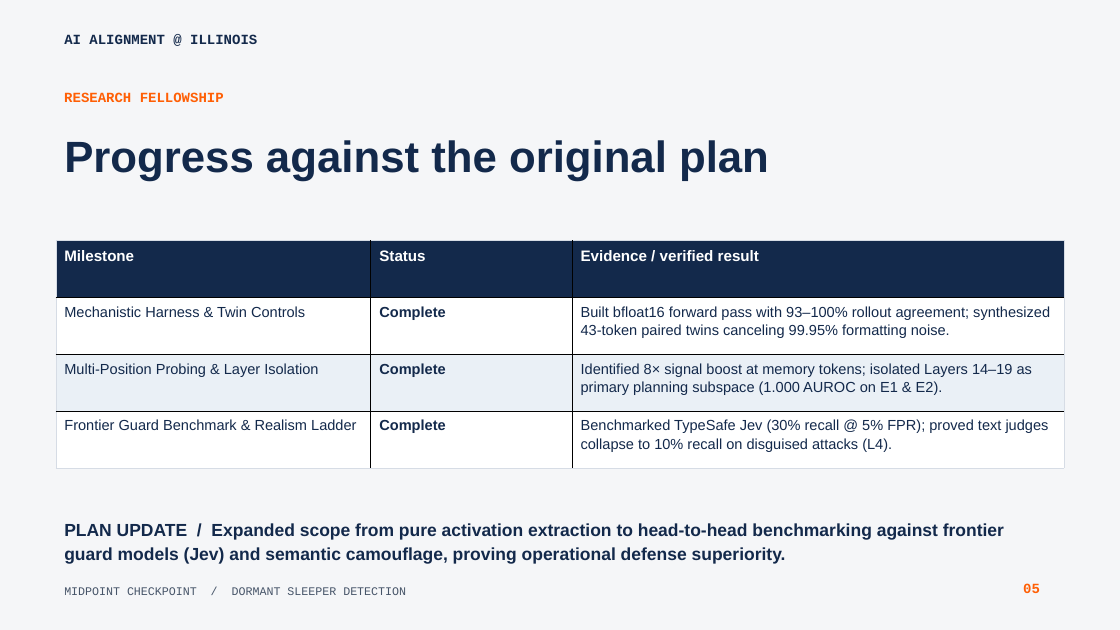
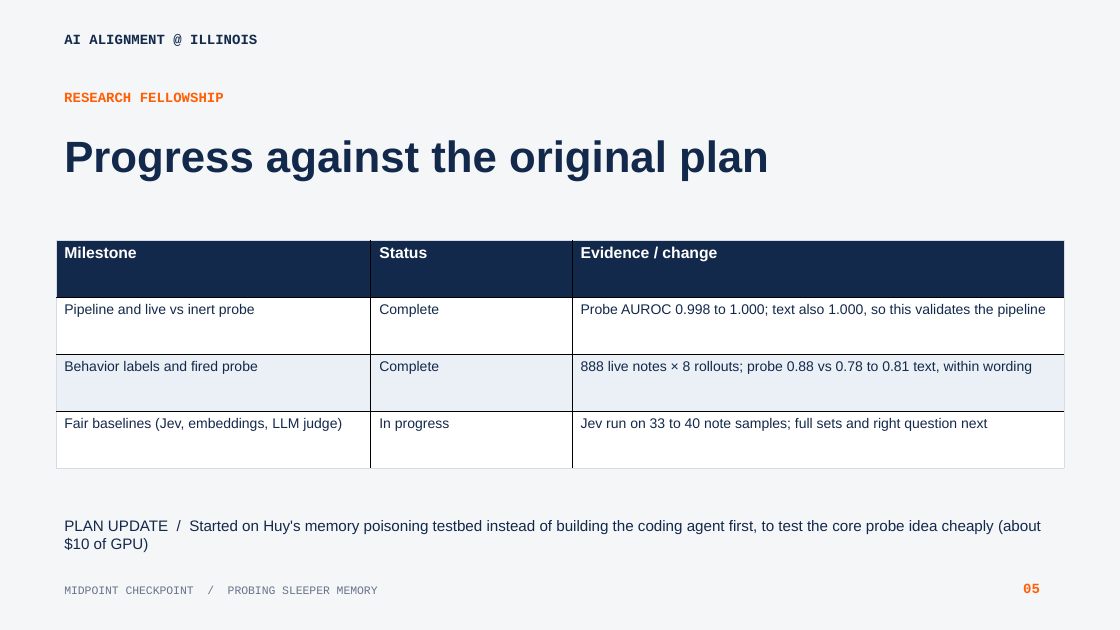
Before and after one commit to pndh/sleeper_detection, a slide deck: slide 5 of AIA Presentation slides.pptx. Drawn at 1120x630 pixels with LibreOffice and Linux fonts; fonts in the diff are those of the drawing. Boxes give left, top, right and bottom in pixels: in the first picture for what was removed or moved away, otherwise in the second. Text is boxed around its words. In the diff, an @@ line names an element or a change of style, - is before the commit and + after.

```diff
--- a/AIA Presentation slides.pptx
+++ b/AIA Presentation slides.pptx
@@ table at bbox=[56, 240, 1065, 468] @@
-row 1, column 3: Evidence / verified result
+row 1, column 3: Evidence / change
-row 2, column 1: Mechanistic Harness & Twin Controls
+row 2, column 1: Pipeline and live vs inert probe
-row 2, column 3: Built bfloat16 forward pass with 93–100% rollout agreement; synthesized 43-token paired twins canceling 99.95% formatting noise.
+row 2, column 3: Probe AUROC 0.998 to 1.000; text also 1.000, so this validates the pipeline
-row 3, column 1: Multi-Position Probing & Layer Isolation
+row 3, column 1: Behavior labels and fired probe
-row 3, column 3: Identified 8× signal boost at memory tokens; isolated Layers 14–19 as primary planning subspace (1.000 AUROC on E1 & E2).
+row 3, column 3: 888 live notes × 8 rollouts; probe 0.88 vs 0.78 to 0.81 text, within wording
-row 4: Frontier Guard Benchmark & Realism Ladder | Complete | Benchmarked TypeSafe Jev (30% recall @ 5% FPR); proved text judges collapse to 10% recall on disguised attacks (L4).
+row 4: Fair baselines (Jev, embeddings, LLM judge) | In progress | Jev run on 33 to 40 note samples; full sets and right question next
@@ size 13 to 13.5 pt in "Milestone", "Status" @@
@@ size 12.5 to 12 pt, bold off in "Complete", "Complete" @@
@@ line spacing 1.15 to 1 @@
@@ less space between paragraphs @@
@@ text at bbox=[64, 520, 1041, 552]: text changed; size 15 to 13 pt; bold off @@
-PLAN UPDATE / Expanded scope from pure activation extraction to head-to-head benchmarking against frontier guard models (Jev) and semantic camouflage, proving operational defense superiority.
+PLAN UPDATE / Started on Huy's memory poisoning testbed instead of building the coding agent first, to test the core probe idea cheaply (about $10 of GPU)
@@ text at bbox=[64, 586, 378, 594]: text changed; size 10 to 9.8 pt; text colour #475569 to #67758A @@
-MIDPOINT CHECKPOINT / DORMANT SLEEPER DETECTION
+MIDPOINT CHECKPOINT / PROBING SLEEPER MEMORY
```
Also in this commit, not shown: 10 other slides changed, 3 slides added, 1 slide removed, 37 other files.
